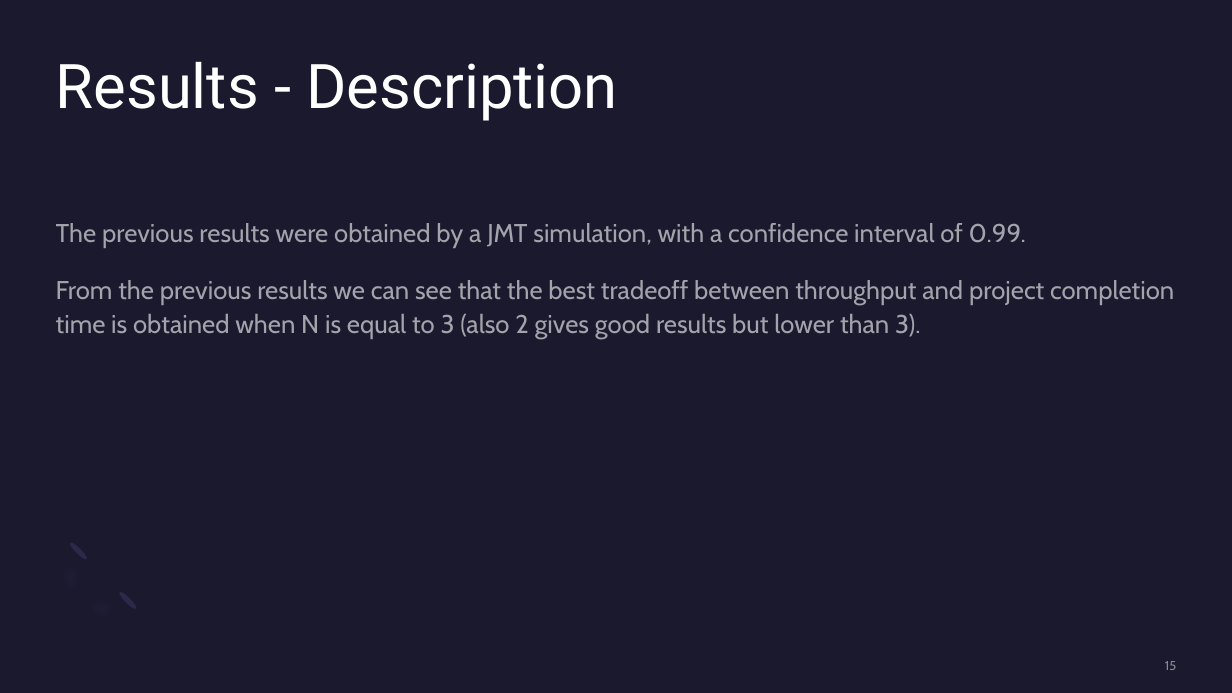
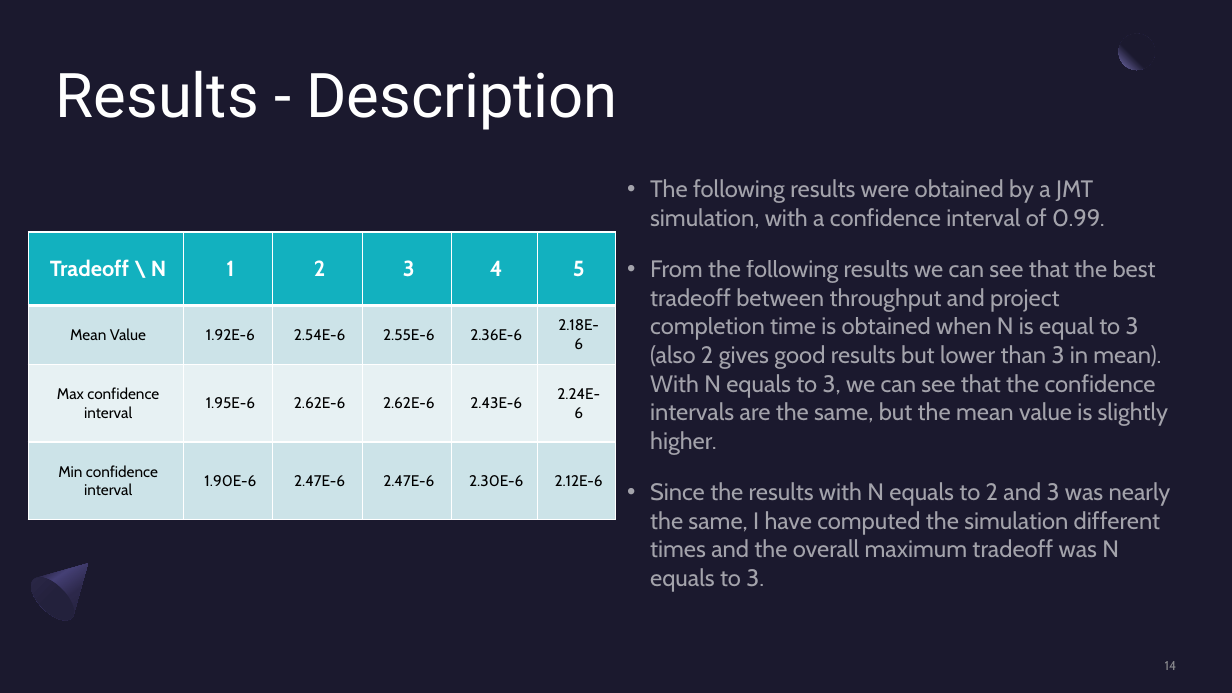
Before and after one commit to TiaSirio/Performance-Evaluation, a slide deck: slide 14 of Project/Project C.pptx (slide 15 before the commit). Drawn at 1232x693 pixels with LibreOffice and Linux fonts; fonts in the diff are those of the drawing. Boxes give left, top, right and bottom in pixels: in the first picture for what was removed or moved away, otherwise in the second. Text is boxed around its words. In the diff, an @@ line names an element or a change of style, - is before the commit and + after.

Commit message:
Finish project.

```diff
--- a/Project/Project C.pptx
+++ b/Project/Project C.pptx
@@ title "Results - Description" at (56,70,618,130): line spacing 0.9 to 1 @@
@@ ellipse added at (1119,33,1155,69), fill gradient #1B192E to #7771B2 @@
@@ text at (650,179,1171,592): text changed; size 20 to 18.5 pt @@
-The previous results were obtained by a JMT simulation, with a confidence interval of 0.99.
-From the previous results we can see that the best tradeoff between throughput and project completion time is obtained when N is equal to 3 (also 2 gives good results but lower than 3).
+• The following results were obtained by a JMT simulation, with a confidence interval of 0.99.
+• From the following results we can see that the best tradeoff between throughput and project completion time is obtained when N is equal to 3 (also 2 gives good results but lower than 3 in mean). With N equals to 3, we can see that the confidence intervals are the same, but the mean value is slightly higher.
+• Since the results with N equals to 2 and 3 was nearly the same, I have computed the simulation different times and the overall maximum tradeoff was N equals to 3.
@@ table added at (28,232,616,520), 4 rows, 6 columns @@
+Tradeoff \ N | 1 | 2 | 3 | 4 | 5
+Mean Value | 1.92E-6 | 2.54E-6 | 2.55E-6 | 2.36E-6 | 2.18E-6
+Max confidence interval | 1.95E-6 | 2.62E-6 | 2.62E-6 | 2.43E-6 | 2.24E-6
+Min confidence interval | 1.90E-6 | 2.47E-6 | 2.47E-6 | 2.30E-6 | 2.12E-6
@@ freeform shape: place and size @@
-freeform shape at (36,538,140,642)
+freeform shape at (23,545,107,628)
@@ freeform shape at (23,545,107,628): fill #7771B2 at 20% opacity to gradient #2C284A to #454075 to #1B192E @@
@@ ellipse removed at (68,540,89,561) @@
@@ ellipse added at (24,570,82,628), fill gradient #23213C to #2C284A @@
@@ ellipse removed at (117,590,138,611) @@
@@ page number at (1165,661,1177,670): text changed @@
-15
+14
```
Also in this commit, not shown: 7 other slides changed, 1 slide added, 1 slide removed, 3 other files.
